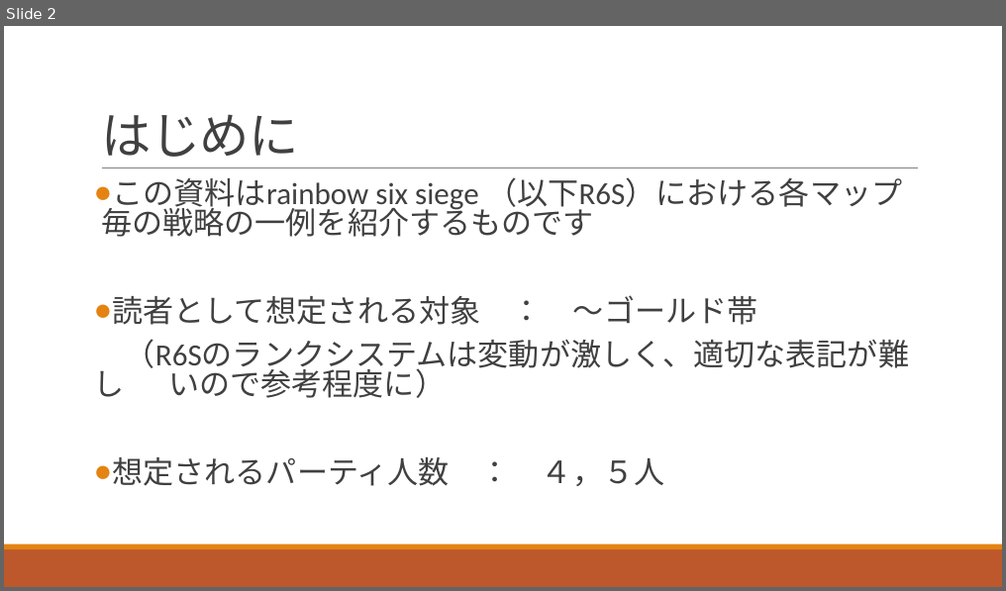
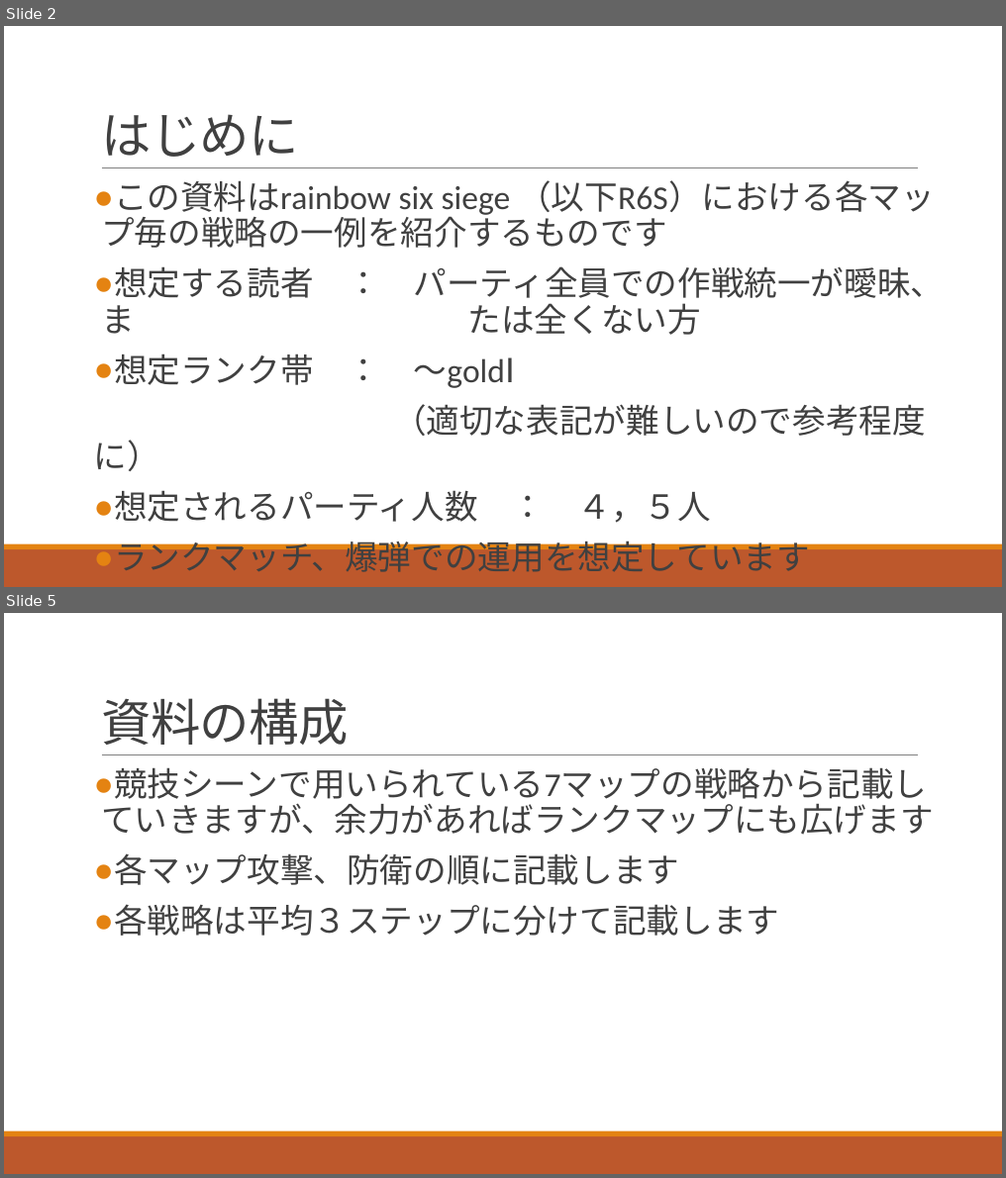
Before and after one commit to kaito-000/r6s_slide, a slide deck: R6S.pptx. Shown one above the other, each under a label of ours: slide 2 before the commit, slides 2 and 5 after it; the slides between them are not shown. The pictures are 1006x591 and 1006x1178 pixels, drawn with LibreOffice and Linux fonts; fonts in the diff are those of the drawing. Boxes give left, top, right and bottom in pixels: in the first picture for what was removed or moved away, otherwise in the second. Text is boxed around its words. In the diff, an @@ line names an element or a change of style, - is before the commit and + after.

```diff
--- a/R6S.pptx
+++ b/R6S.pptx
@@ slide 5 added at box(4, 613, 1002, 1174), background #FFFFFF; not listed: 3 template elements that a slide beside it also shows @@
@@ title added at box(101, 698, 349, 745), 48 pt, text #404040 @@
+資料の構成
@@ text added at box(101, 767, 933, 936), 32 pt, text #404040 @@
+● 競技シーンで用いられている7マップの戦略から記載してい きますが、余力があればランクマップにも広げます
+● 各マップ攻撃、防衛の順に記載します
+● 各戦略は平均３ステップに分けて記載します
@@ slide 2 changed as well @@
@@ text at box(101, 180, 935, 523): size 29.6 to 32 pt in "この資料はrainbow six siege （以下R6S）における各マップ毎の戦略の一例を紹介するものです", "想定されるパーティ人数 ： ４，５人"; line spacing 0.8 to 0.9 @@
@@ text at box(94, 267, 944, 472): text changed; size 29.6 to 32 pt @@
-● 読者として想定される対象 ： ～ゴールド帯
-（R6Sのランクシステムは変動が激しく、適切な表記が難し いので参考程度に）
+● 想定する読者 ： パーティ全員での作戦統一が曖昧、ま たは全くない方
+● 想定ランク帯 ： ～goldⅠ
+（適切な表記が難しいので参考程度に）
@@ text at box(114, 535, 810, 572): paragraph added @@
+● ランクマッチ、爆弾での運用を想定しています
```
Also in this commit, not shown: 2 other slides changed, 5 other slides added.
